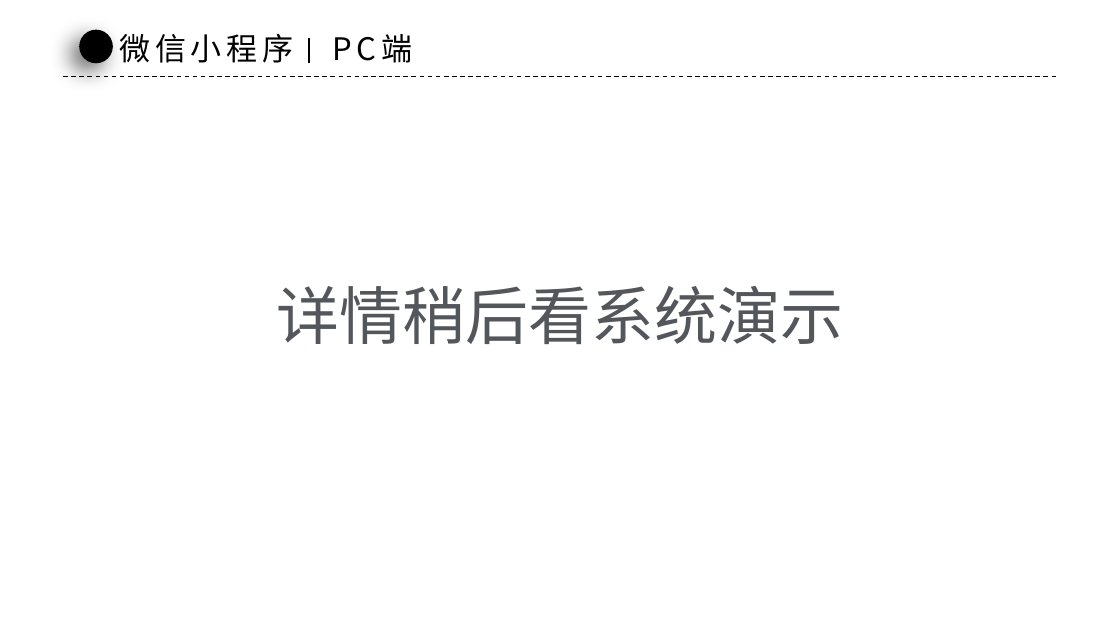
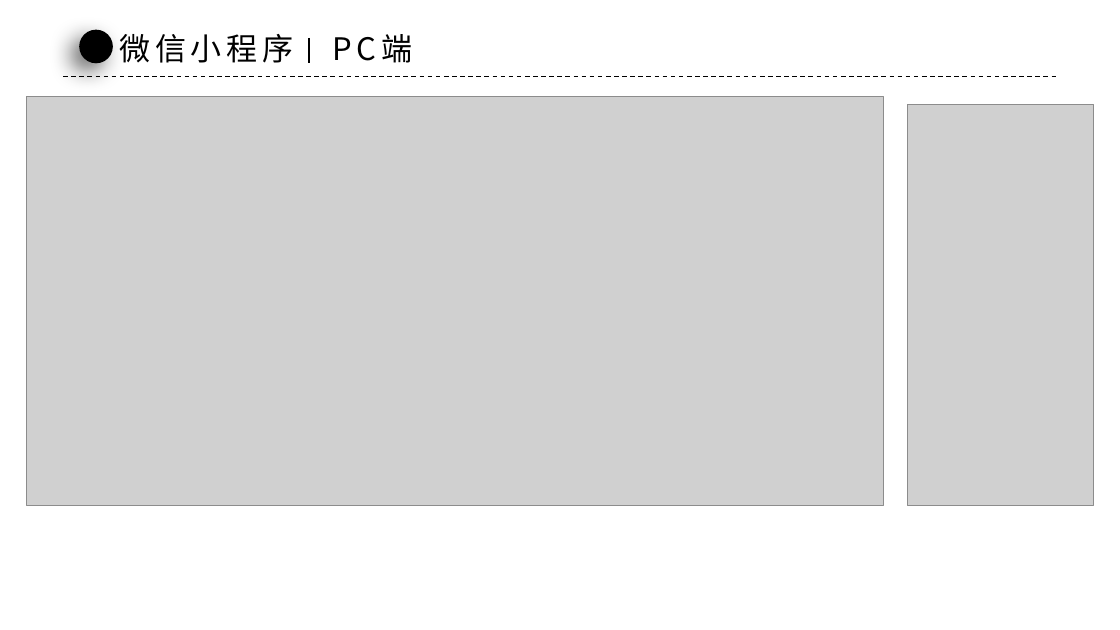
Before and after one commit to wvenasse/March_Half, a slide deck: slide 16 of doc/毕业生答辩/毕业答辩.pptx. Drawn at 1120x630 pixels with LibreOffice and Linux fonts; fonts in the diff are those of the drawing; grey boxes stand for pictures; background and template pictures are left out. Boxes give left, top, right and bottom in pixels: in the first picture for what was removed or moved away, otherwise in the second. Text is boxed around its words. In the diff, an @@ line names an element or a change of style, - is before the commit and + after.

```diff
--- a/doc/毕业生答辩/毕业答辩.pptx
+++ b/doc/毕业生答辩/毕业答辩.pptx
@@ picture added at box(26, 97, 883, 505) @@
@@ picture added at box(908, 104, 1094, 505) @@
@@ text removed at box(277, 286, 844, 344) @@
-详情稍后看系统演示
```
Also in this commit, not shown: 3 other slides changed, 38 other files.
